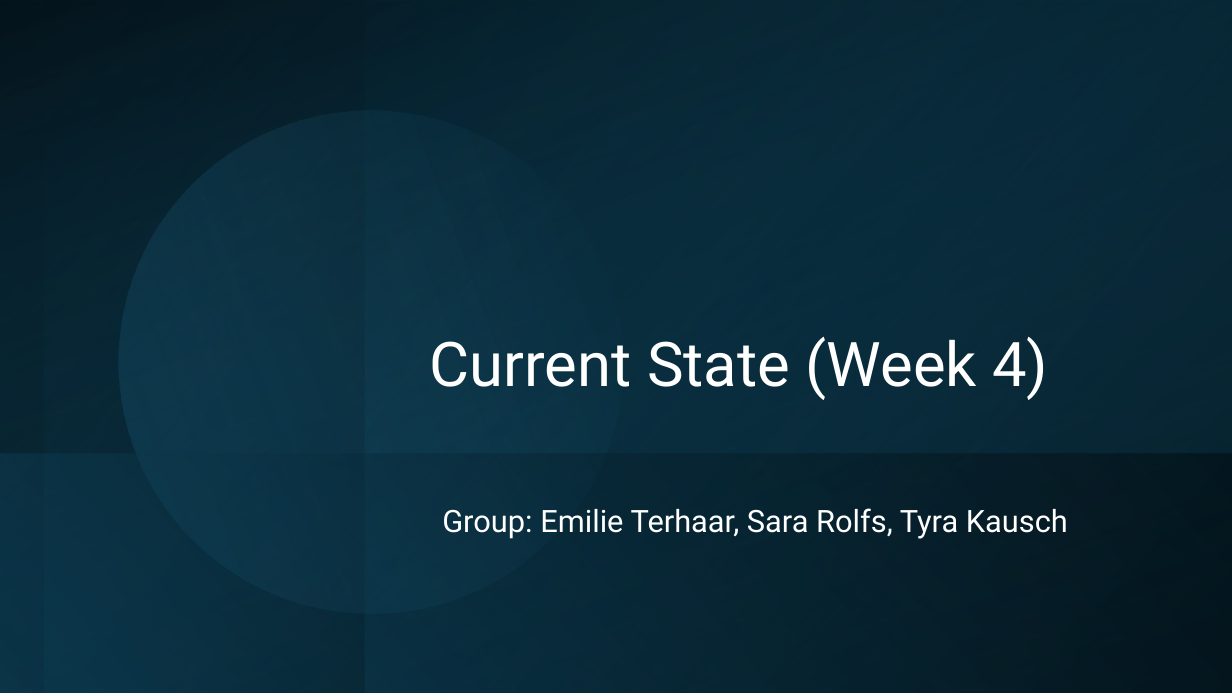
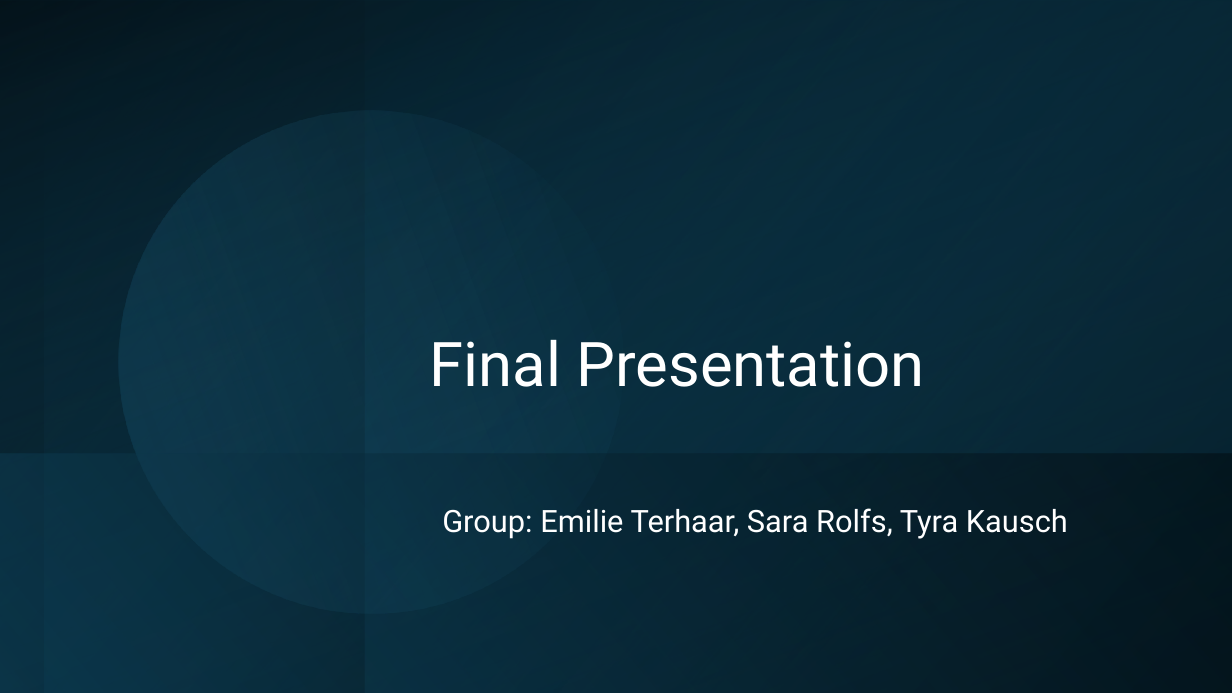
Before and after one commit to EmilieTr/darts_data_science_project, a slide deck: slide 1 of Presentations/DS_Project_Week-4.pptx. Drawn at 1232x693 pixels with LibreOffice and Linux fonts; fonts in the diff are those of the drawing. Boxes give left, top, right and bottom in pixels: in the first picture for what was removed or moved away, otherwise in the second. Text is boxed around its words. In the diff, an @@ line names an element or a change of style, - is before the commit and + after.

```diff
--- a/Presentations/DS_Project_Week-4.pptx
+++ b/Presentations/DS_Project_Week-4.pptx
@@ title at (430,339,925,387): text changed @@
-Current State (Week 4)
+Final Presentation
```
Also in this commit, not shown: 3 other slides changed, 1 other file.
